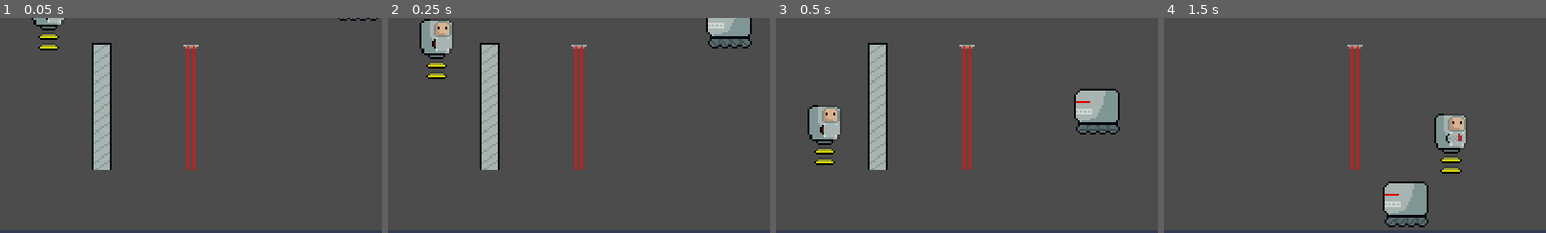
Above: before the commit, frames 1-4 (left to right).
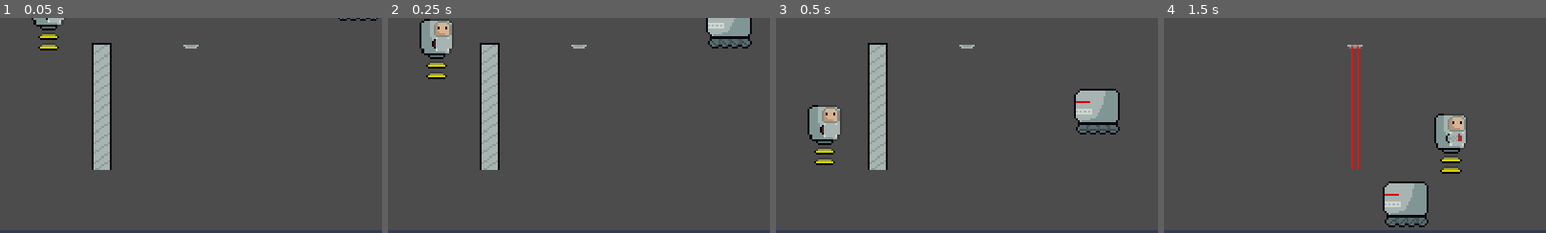
Above: after the commit, the same moments.

Repository: bruhrator420/MAD-Game-Jam-Project
Game: Godot game, scene res://Scenes/Level.tscn
Same seed, same stepped clock (60 frames per second), same inputs: the game is played once before the commit and once after it. The project has no main scene, so this scene is started directly. The engine's default icon, where the game draws it, is replaced by a stand-in: a white triangle on a blue panel in a dark square.
Inputs:
- Up to frame 1 (0.05 s): no input
- Up to frame 2 (0.25 s): no input
- Up to frame 3 (0.5 s): no input
- Up to frame 4 (1.5 s): hold Z (night) 0.53-1.28 s; hold Right (ui_right) from 0.53 s (still down); tap Space (jump) at 0.77 s; tap X (attack) at 1.35 s
The pictures show only the part of the screen within x 28-78%, y 34-84%; the shares and areas given below are measured in that part.

The runs differ from the first frame. In frame 1, 0.6% of the frame differs, in the area x 48-52%, y 12-71%; in frame 2, 0.6%; in frame 3, 0.6%; in frame 4, nothing differs.

Commit message:
Fix setting default state of day

Diff:
--- a/Project/Scripts/Level.gd
+++ b/Project/Scripts/Level.gd
@@ -3,7 +3,12 @@
 
 signal night(time)
 
-var time = "day"
+export(String, "day", "night") var time = "day"
+
+
+func _ready():
+	emit_signal("night", time)
+
 
 func _unhandled_input(event):
 	if event.is_action_pressed("night"):
